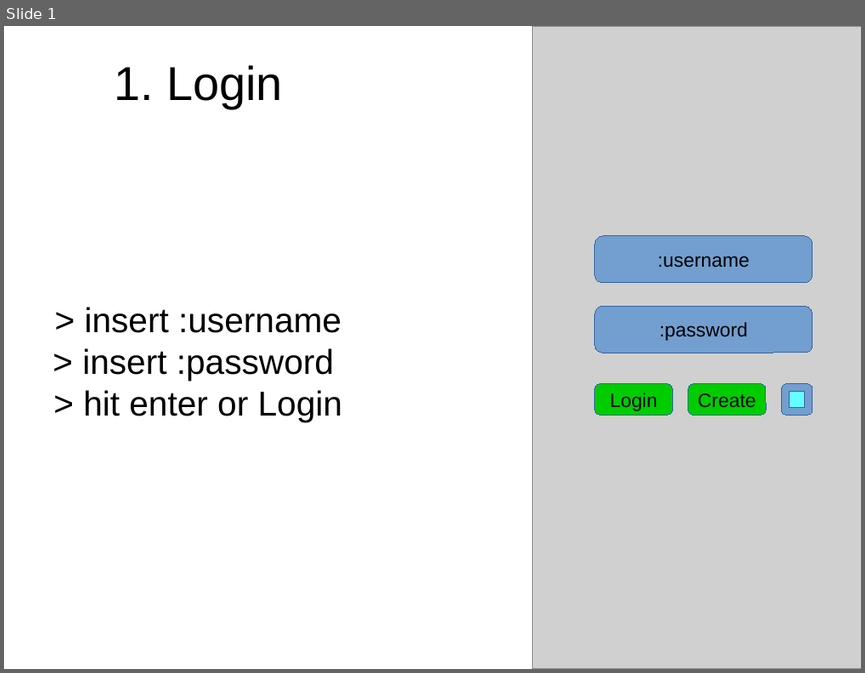
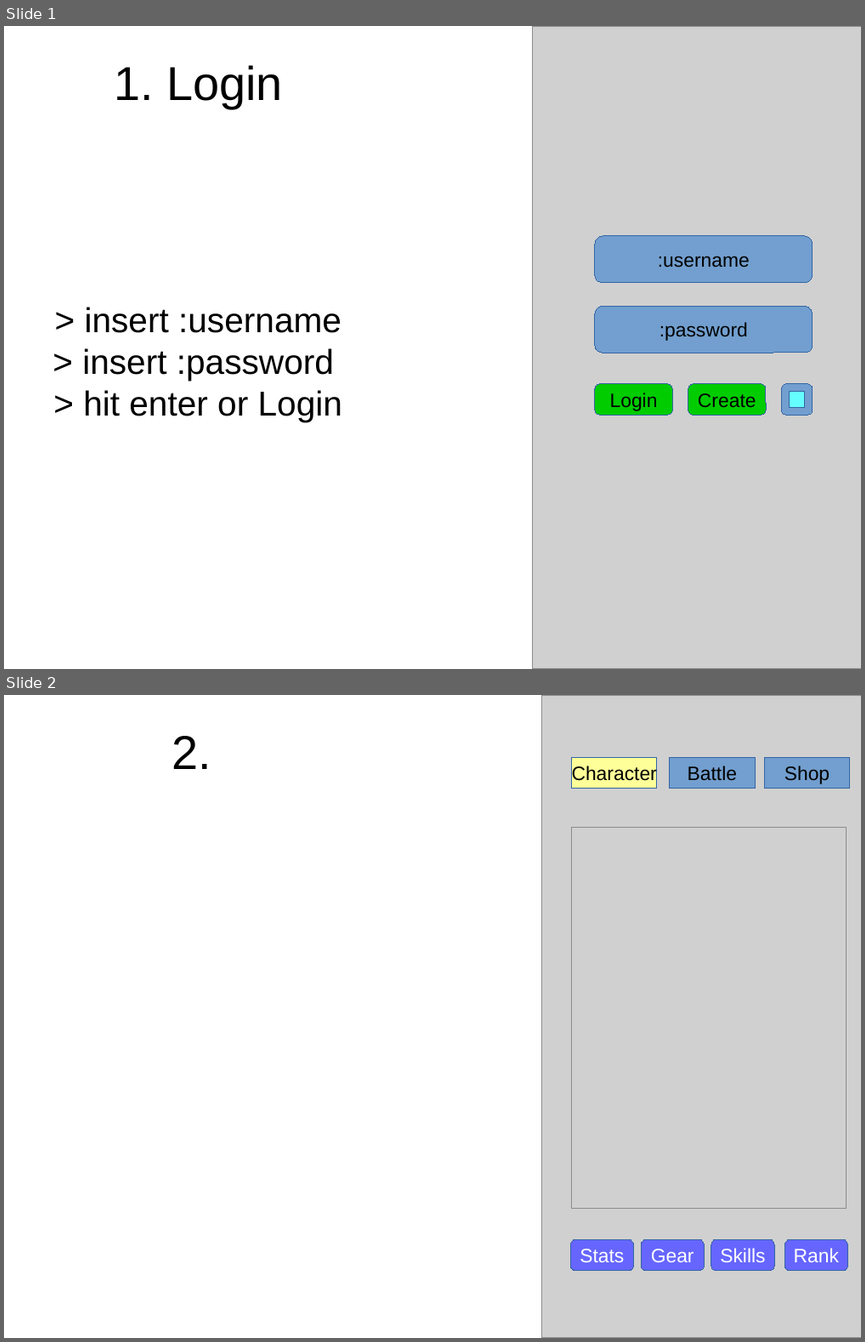
Before and after one commit to szEIgo/rotation, a slide deck: Docs/Rotation Perfekter.odp. Shown one above the other, each under a label of ours: slide 1 before the commit, slides 1 and 2 after it. The pictures are 865x673 and 865x1342 pixels, drawn with LibreOffice and Linux fonts; fonts in the diff are those of the drawing; grey boxes stand for pictures. Boxes give left, top, right and bottom in pixels: in the first picture for what was removed or moved away, otherwise in the second. Text is boxed around its words. In the diff, an @@ line names an element or a change of style, - is before the commit and + after.

```diff
--- a/Docs/Rotation Perfekter.odp
+++ b/Docs/Rotation Perfekter.odp
@@ slide 2 added at (4, 695, 861, 1338), background #FFFFFF @@
@@ picture added at (541, 695, 861, 1338) @@
@@ title added at (171, 736, 211, 769), 44 pt, text #000000 @@
+2.
@@ rectangle added at (572, 757, 657, 789), fill #FFFF99, outline #3465A4 0 pt, 18 pt, text #000000 @@
+Character
@@ rectangle added at (670, 757, 755, 789), fill #729FCF, outline #3465A4 0 pt, 18 pt, text #000000 @@
+Battle
@@ rectangle added at (765, 757, 850, 789), fill #729FCF, outline #3465A4 0 pt, 18 pt, text #000000 @@
+Shop
@@ picture added at (572, 827, 847, 1208) @@
@@ rounded rectangle added at (571, 1239, 634, 1270), fill #6666FF, outline #3465A4 0 pt, 18 pt, text #FFFFFF @@
+Stats
@@ rounded rectangle added at (641, 1239, 704, 1270), fill #6666FF, outline #3465A4 0 pt, 18 pt, text #FFFFFF @@
+Gear
@@ rounded rectangle added at (711, 1239, 774, 1270), fill #6666FF, outline #3465A4 0 pt, 18 pt, text #FFFFFF @@
+Skills
@@ rounded rectangle added at (784, 1239, 847, 1270), fill #6666FF, outline #3465A4 0 pt, 18 pt, text #FFFFFF @@
+Rank
```
Also in this commit, not shown: 3 other slides added, 3 slides removed, 1 other file.
